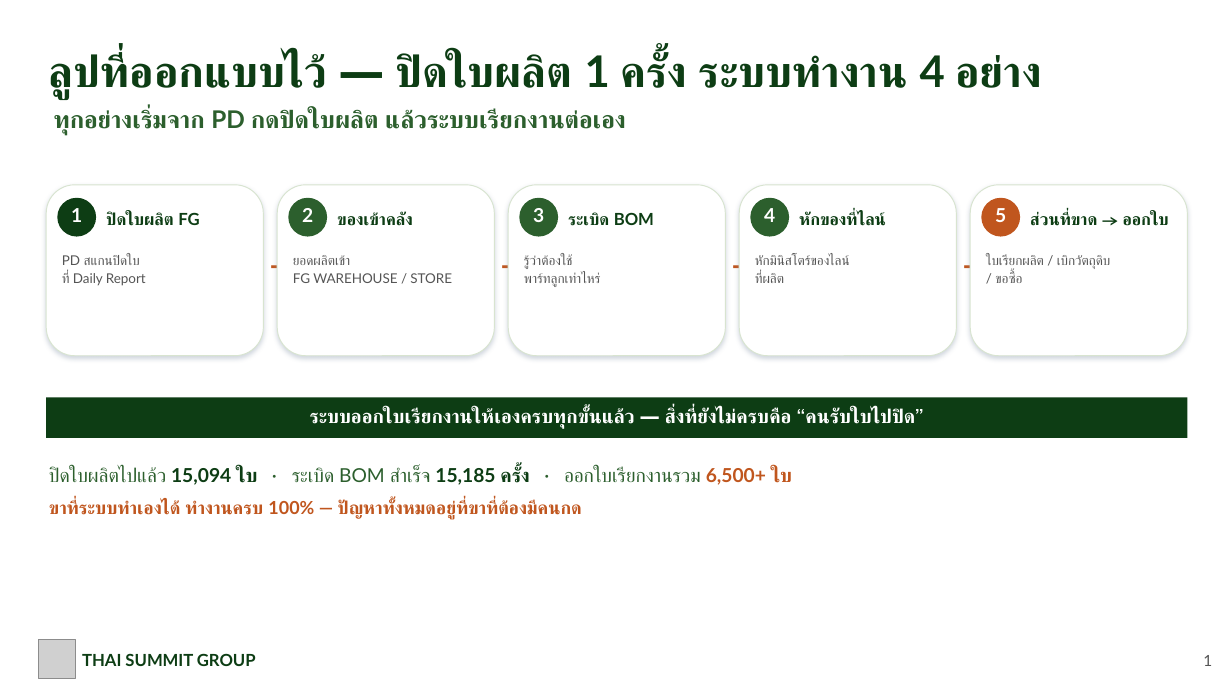
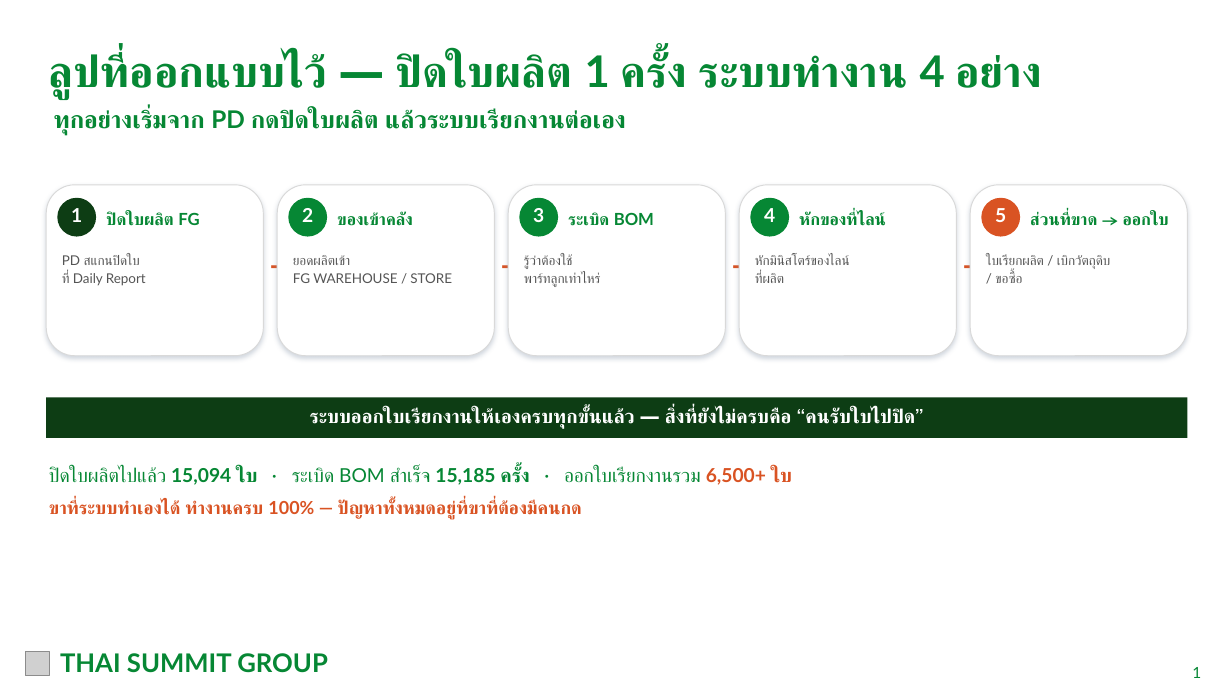
Before and after one commit to tsat4pd3-sketch/4Mmanagement, a slide deck: slide 2 of docs/meetings/TSAT_Production_Store_Coordination_2026-09-25.pptx. Drawn at 1232x693 pixels with LibreOffice and Linux fonts; fonts in the diff are those of the drawing; grey boxes stand for pictures. Boxes give left, top, right and bottom in pixels: in the first picture for what was removed or moved away, otherwise in the second. Text is boxed around its words. In the diff, an @@ line names an element or a change of style, - is before the commit and + after.

```diff
--- a/docs/meetings/TSAT_Production_Store_Coordination_2026-09-25.pptx
+++ b/docs/meetings/TSAT_Production_Store_Coordination_2026-09-25.pptx
@@ text "ทุกอย่างเริ่มจาก PD กดปิดใบผลิต แล้วระบบเรียกงานต่อเอง" at (54,109,626,136): text colour #2C5F2D to #068734 @@
@@ fill #2C5F2D to #068734 in 3 elements at (288,198,327,237), (519,198,558,237), (750,198,789,237) @@
@@ outline #D8E4D0 0.75 pt to #D9D9D9 0.75 pt in 5 elements at (46,185,263,356), (277,185,494,356), (508,185,726,356), (739,185,957,356), (970,185,1188,356) @@
@@ ellipse at (982,198,1020,237): fill #C0561E to #D95323 @@
@@ text colour #0D3D14 to #068734 in 6 elements at (49,53,1041,99), (106,212,199,226), (337,212,412,226), (568,212,654,226), (799,212,884,226), (1030,212,1169,226) @@
@@ text colour #C0561E to #D95323 in 4 elements at (264,242,301,288), (495,242,532,288), (726,242,763,288), (958,242,994,288) @@
@@ text "ปิดใบผลิตไปแล้ว 15,094 ใบ · ระเบิด ..." at (49,467,792,520): text colour #2C5F2D to #068734 in "ปิดใบผลิตไปแล้ว · ระเบิด BOM สำเร็จ · ออกใบเรียกงานรวม"; text colour #0D3D14 to #068734 in "15,094 ใบ 15,185 ครั้ง"; text colour #C0561E to #D95323 in "6,500+ ใบ", "ขาที่ระบบทำเองได้ ทำงานครบ 100% — ปัญหาทั้งหมดอยู่ที่ขาที่ต้ ..." @@
@@ picture added at (25,652,49,676) @@
@@ picture removed at (39,640,76,678) @@
@@ text "THAI SUMMIT GROUP": place and size @@
-text "THAI SUMMIT GROUP" at (82,653,256,666)
+text "THAI SUMMIT GROUP" at (60,653,328,673)
@@ text "THAI SUMMIT GROUP" at (60,653,328,673): size 13 to 20 pt, text colour #0D3D14 to #068734 @@
@@ text "1": place and size @@
-text "1" at (1203,655,1212,666)
+text "1" at (1192,667,1201,678)
@@ text "1" at (1192,667,1201,678): text colour #555555 to #068734 @@
```
Also in this commit, not shown: 7 other slides changed, 21 other files.
